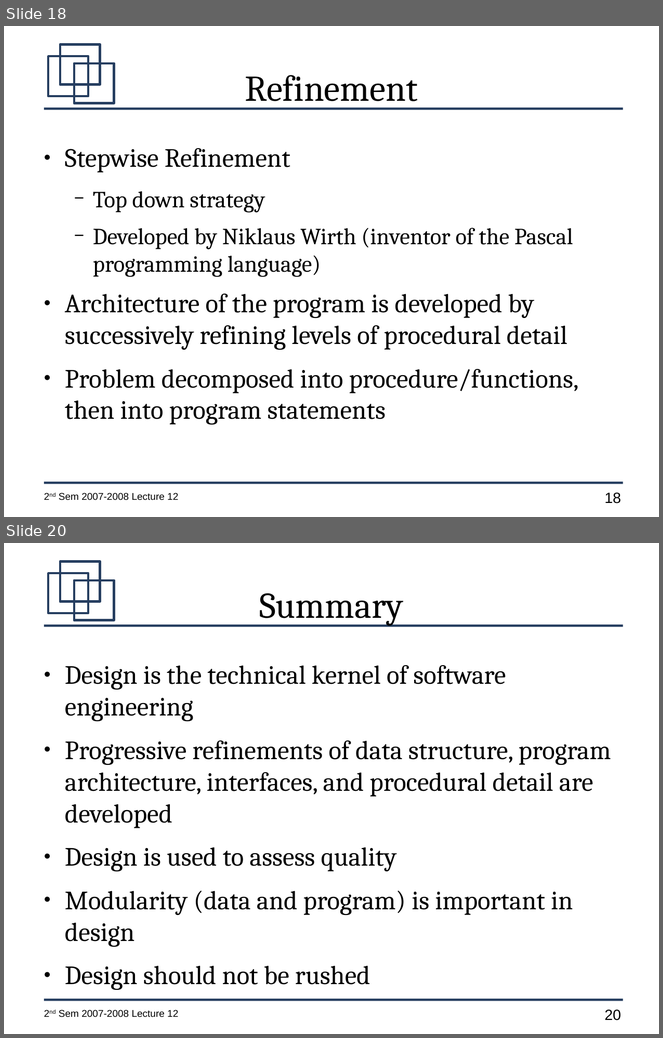
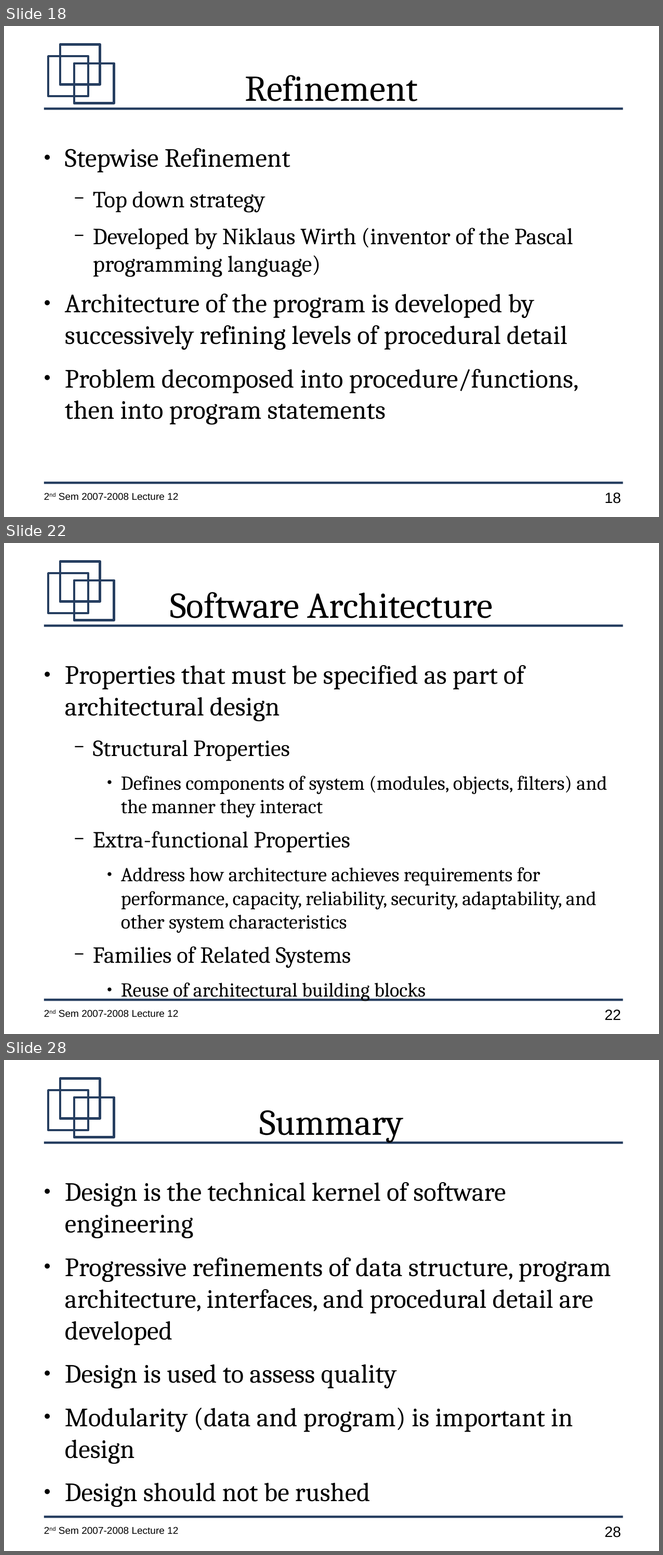
Before and after one commit to jachermocilla/jach-homepage, a slide deck: CMSC128-2nd-Sem-2007-L13.odp. Shown one above the other, each under a label of ours: slides 18 and 20 before the commit, slides 18, 22 and 28 after it; the slides between them are not shown. The pictures are 663x1038 and 663x1555 pixels, drawn with LibreOffice and Linux fonts; fonts in the diff are those of the drawing. Boxes give left, top, right and bottom in pixels: in the first picture for what was removed or moved away, otherwise in the second. Text is boxed around its words. In the diff, an @@ line names an element or a change of style, - is before the commit and + after.

```diff
--- a/CMSC128-2nd-Sem-2007-L13.odp
+++ b/CMSC128-2nd-Sem-2007-L13.odp
@@ slide 22 added at (4,543,659,1034), background #FFFFFF; not listed: 7 template elements that a slide beside it also shows @@
@@ title added at (170,592,493,626), 44 pt, text #000000 @@
+Software Architecture
@@ text added at (65,665,607,1002), 24 pt, text #000000 @@
+● Properties that must be specified as part of architectural design
+  − Structural Properties
+    ● Defines components of system (modules, objects, filters) and the manner they interact
+  − Extra-functional Properties
+    ● Address how architecture achieves requirements for performance, capacity, reliability, security, adaptability, and other system characteristics
+  − Families of Related Systems
+    ● Reuse of architectural building blocks
@@ what was slide 20 is now slide 28 @@
@@ page number at (605,1527,621,1538): text changed @@
-20
+28
```
Also in this commit, not shown: 1 slide changed, 7 other slides added.
